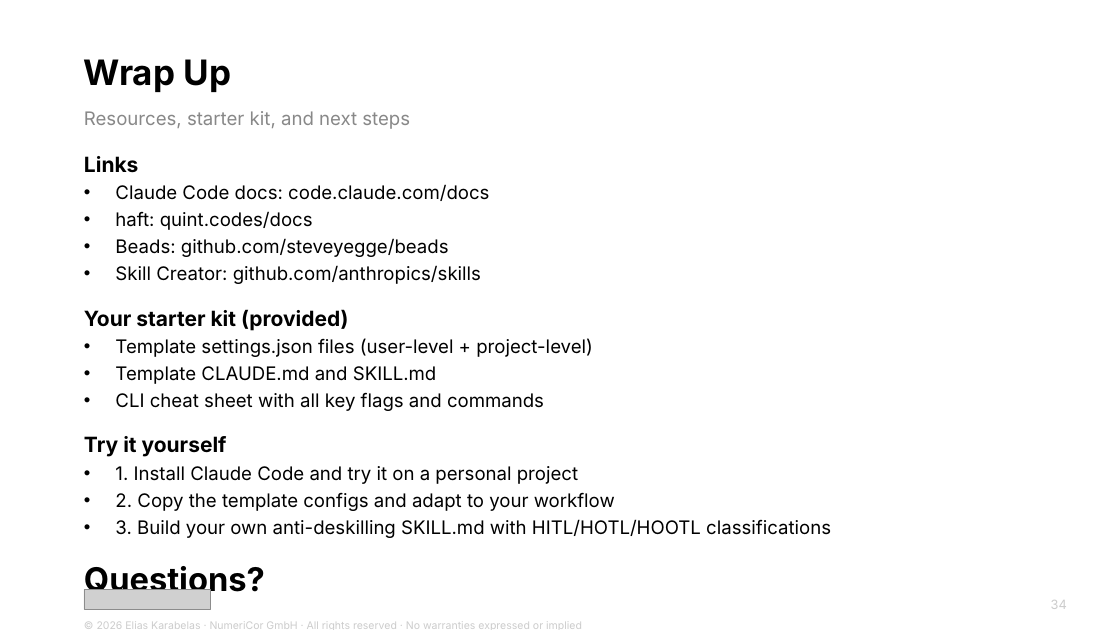
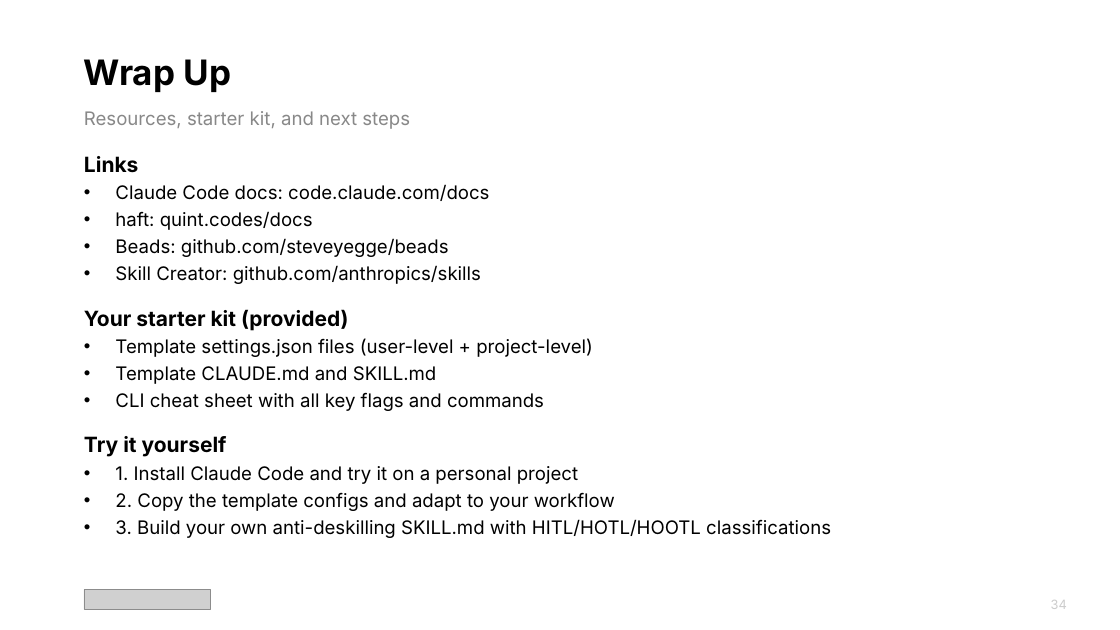
Before and after one commit to karabelaselias/claude-code-workshop-2026, a slide deck: slide 34 of claude_code_workshop_v2.pptx. Drawn at 1120x630 pixels with LibreOffice and Linux fonts; fonts in the diff are those of the drawing; grey boxes stand for pictures. Boxes give left, top, right and bottom in pixels: in the first picture for what was removed or moved away, otherwise in the second. Text is boxed around its words. In the diff, an @@ line names an element or a change of style, - is before the commit and + after.

Commit message:
Changes

```diff
--- a/claude_code_workshop_v2.pptx
+++ b/claude_code_workshop_v2.pptx
@@ text at bbox=[84, 566, 582, 630]: paragraphs removed @@
-Questions?
-© 2026 Elias Karabelas · NumeriCor GmbH · All rights reserved · No warranties expressed or implied
```
Also in this commit, not shown: 1 slide added.
